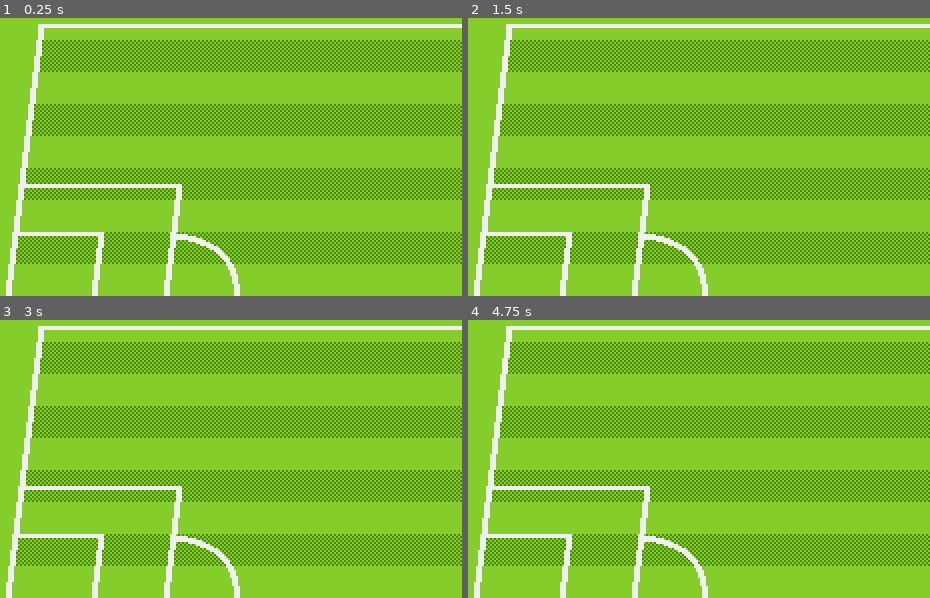
Above: before the commit, frames 1-4 (two rows, left to right).
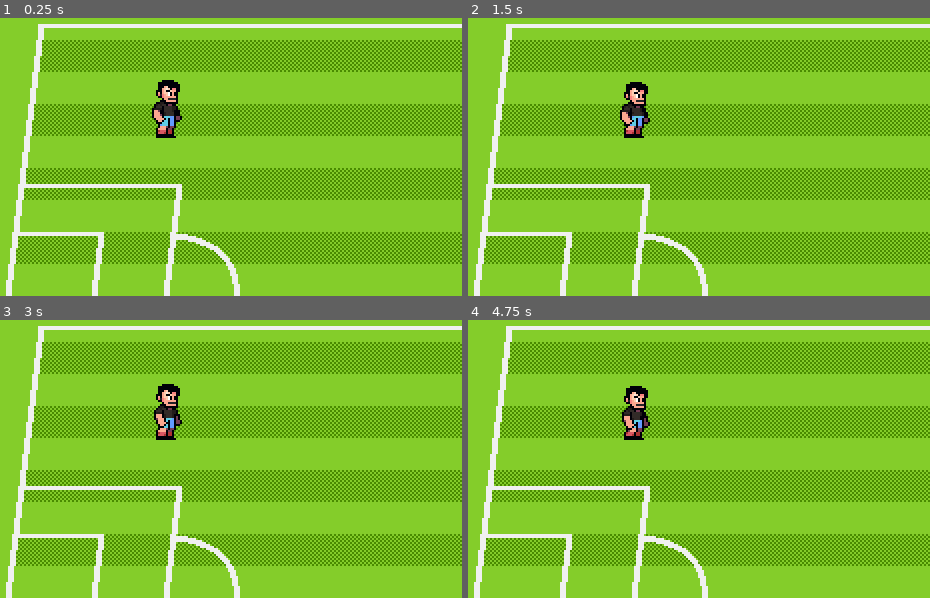
Above: after the commit, the same moments.

Repository: rotten-core-dev/soccer-base-game
Game: Godot game, scene res://scenes/world.tscn
Same seed, same stepped clock (60 frames per second), same inputs: the game is played once before the commit and once after it.
Inputs:
- Up to frame 1 (0.25 s): no input
- Up to frame 2 (1.5 s): no input
- Up to frame 3 (3 s): no input
- Up to frame 4 (4.75 s): no input

The runs differ from the first frame. In frame 1, 1.0% of the frame differs, in the area x 32-40%, y 22-44%; in frame 2, 0.9%; in frame 3, 0.9%; in frame 4, 0.9%.

Commit message:
added player with idle animation

Diff:
--- /dev/null
+++ b/scenes/characters/player.tscn
@@ -0,0 +1,65 @@
+[gd_scene format=3 uid="uid://n7ky0llkixgd"]
+
+[ext_resource type="Texture2D" uid="uid://bgqnn2p1hrhtk" path="res://assets/art/characters/soccer-player.png" id="1_rp718"]
+
+[sub_resource type="Animation" id="Animation_rp718"]
+length = 0.001
+tracks/0/type = "value"
+tracks/0/imported = false
+tracks/0/enabled = true
+tracks/0/path = NodePath("PlayerSprite:frame")
+tracks/0/interp = 1
+tracks/0/loop_wrap = true
+tracks/0/keys = {
+"times": PackedFloat32Array(0),
+"transitions": PackedFloat32Array(1),
+"update": 1,
+"values": [0]
+}
+
+[sub_resource type="Animation" id="Animation_yewv4"]
+resource_name = "idle"
+length = 0.6
+loop_mode = 1
+step = 0.15
+tracks/0/type = "value"
+tracks/0/imported = false
+tracks/0/enabled = true
+tracks/0/path = NodePath("PlayerSprite:frame")
+tracks/0/interp = 1
+tracks/0/loop_wrap = true
+tracks/0/keys = {
+"times": PackedFloat32Array(0, 0.15, 0.3, 0.45),
+"transitions": PackedFloat32Array(1, 1, 1, 1),
+"update": 1,
+"values": [0, 1, 2, 3]
+}
+
+[sub_resource type="AnimationLibrary" id="AnimationLibrary_76oj4"]
+_data = {
+&"RESET": SubResource("Animation_rp718"),
+&"idle": SubResource("Animation_yewv4")
+}
+
+[sub_resource type="CapsuleShape2D" id="CapsuleShape2D_5bmml"]
+radius = 4.0
+height = 18.0
+
+[node name="Player" type="CharacterBody2D" unique_id=1826159199]
+
+[node name="PlayerSprite" type="Sprite2D" parent="." unique_id=84356516]
+y_sort_enabled = true
+texture = ExtResource("1_rp718")
+centered = false
+offset = Vector2(-16, -32)
+hframes = 6
+vframes = 13
+
+[node name="AnimationPlayer" type="AnimationPlayer" parent="." unique_id=1373308224]
+libraries/ = SubResource("AnimationLibrary_76oj4")
+autoplay = &"idle"
+
+[node name="CollisionShape2D" type="CollisionShape2D" parent="." unique_id=1699649579]
+position = Vector2(0, -3)
+rotation = 1.5707964
+shape = SubResource("CapsuleShape2D_5bmml")
--- a/scenes/world.tscn
+++ b/scenes/world.tscn
@@ -3,6 +3,7 @@
 [ext_resource type="Texture2D" uid="uid://4f6j42jgivwo" path="res://assets/art/backgrounds/pitch-background.png" id="1_4wyf3"]
 [ext_resource type="Texture2D" uid="uid://d2n0nktt28ybg" path="res://assets/art/backgrounds/pitch-pattern.png" id="2_k0juu"]
 [ext_resource type="Texture2D" uid="uid://cgeo74vghfwkk" path="res://assets/art/backgrounds/pitch-lines.png" id="3_71j4m"]
+[ext_resource type="PackedScene" uid="uid://n7ky0llkixgd" path="res://scenes/characters/player.tscn" id="4_k0juu"]
 
 [node name="World" type="Node2D" unique_id=1252992770]
 
@@ -22,3 +23,6 @@
 modulate = Color(0.9411765, 0.9411765, 0.9411765, 1)
 texture = ExtResource("3_71j4m")
 centered = false
+
+[node name="Player" parent="." unique_id=1826159199 instance=ExtResource("4_k0juu")]
+position = Vector2(133, 101)
